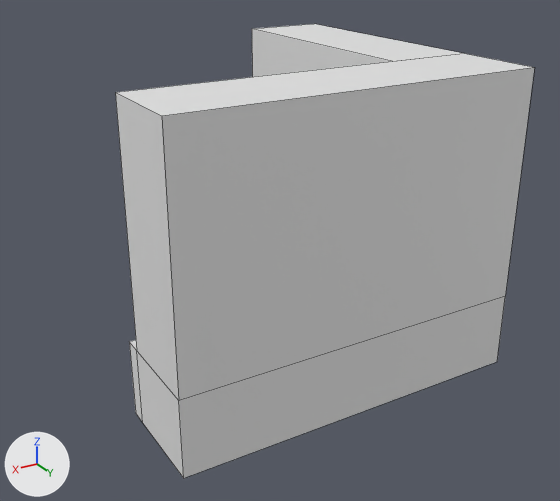
The FBX model BurdenOfChoices_Project/Assets/_BurdenOfChoices_Root/3D/Models/Blocking/BK_Paredes/SM_Corner2.fbx, before and after one commit.
One viewpoint serves both versions: a 50 mm camera at (3.11, 4.71, 2.39) aimed at (0.97, 1.14, 0.6). Every picture has the same lights, and +X, +Y and +Z are marked at lower left. The first picture is the older version. Mesh edges are drawn as thin lines. Where no turn or scale is listed for an object, it has been applied to the vertices.

In view in the first picture: 'Pared normal.001', 'Pared normal.002'.
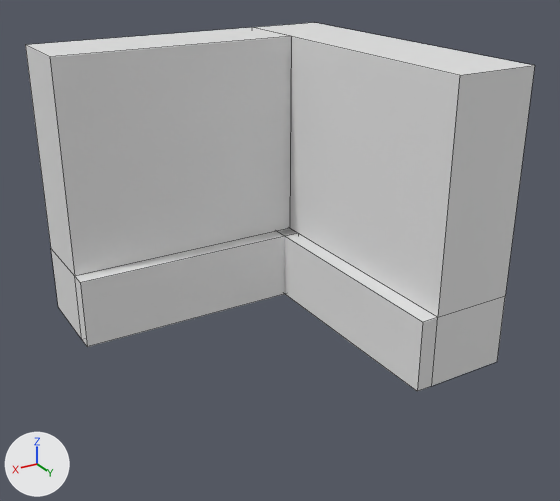
Pixel boxes [x1, y1, x2, y2] of what changed, in the pictures (560 x 501 px):
'Pared normal.001', deleted
    before: [115, 54, 534, 478]
'Pared normal.002', moved, rescaled
    before: [252, 24, 464, 77]
    after: [252, 23, 535, 391]
'Pared normal.012', added
    after: [25, 27, 297, 347]

Edits to the bpy script that builds the scene:
```text
Change me_cube_005:
    used by ob_pared_normal_002; location = (0.0, 0.0, 0.0)
    remove me_cube_005.from_pydata(...)  # 16 vertices, 14 faces; spans x 0.0..0.6, y 0.0..1.5, z 0.0..1.7
    add me_cube_005.from_pydata(...)  # 16 vertices, 14 faces; spans x 0.0..0.6, y 0.0..2.0, z 0.0..1.71
    me_cube_005 part 1: the whole mesh is scaled about the mesh origin by (1, 1.33, 1)
Add me_cube_029:
    me_cube_029.from_pydata([(0.5, 0.5, 1.71), (0.5, 0.5, 0.0), (2.0, 0.5, 1.71), (2.0, 0.5, 0.0), (0.5, 0.0, 1.71), (0.5, 0.0, 0.0), (2.0, 0.0, 1.71), (2.0, 0.0, 0.0), (0.5, 0.5, 0.43), (2.0, 0.0, 0.43), (2.0, 0.5, 0.43), (0.5, 0.0, 0.43), (0.5, 0.6, 0.43), (0.5, 0.6, 0.0), (2.0, 0.6, 0.43), (2.0, 0.6, 0.0)], [], [(0, 4, 6, 2), (10, 2, 6, 9), (9, 6, 4, 11), (5, 1, 3, 7), (8, 0, 2, 10), (11, 4, 0, 8), (5, 11, 8, 1), (1, 8, 12, 13), (7, 9, 11, 5), (3, 10, 9, 7), (12, 14, 15, 13), (8, 10, 14, 12), (10, 3, 15, 14), (3, 1, 13, 15)])
    me_cube_029.materials.append(mat_material_002)  # white #e7e7e7
Remove ob_pared_normal_001:
    ob_pared_normal_001 = bpy.data.objects.new('Pared normal.001', me_cube_008)
    ob_pared_normal_001.location = (0.0, 0.0, 0.0)
Add ob_pared_normal_012:
    ob_pared_normal_012 = bpy.data.objects.new('Pared normal.012', me_cube_029)
    ob_pared_normal_012.location = (0.0, 0.0, 0.0)
```
